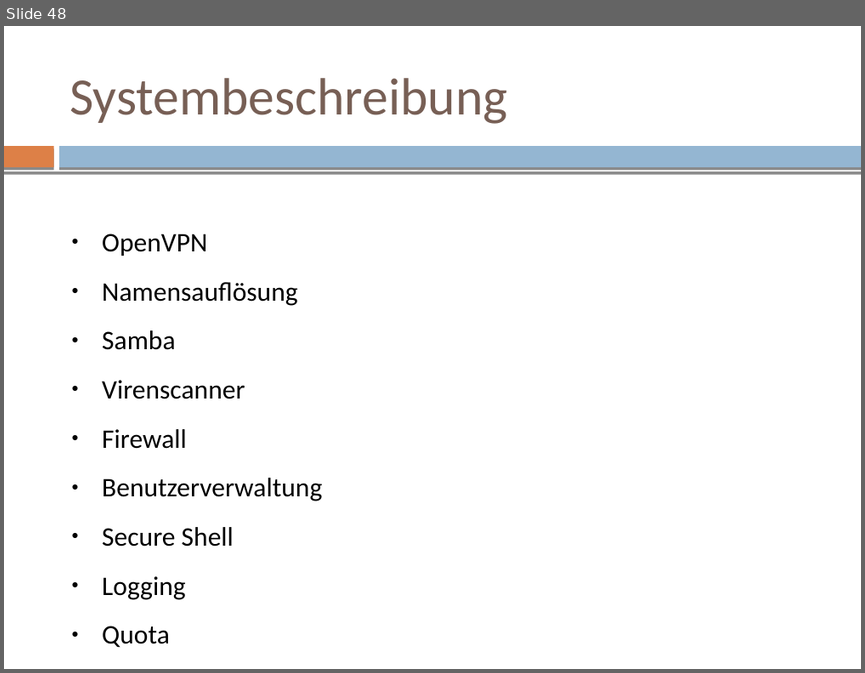
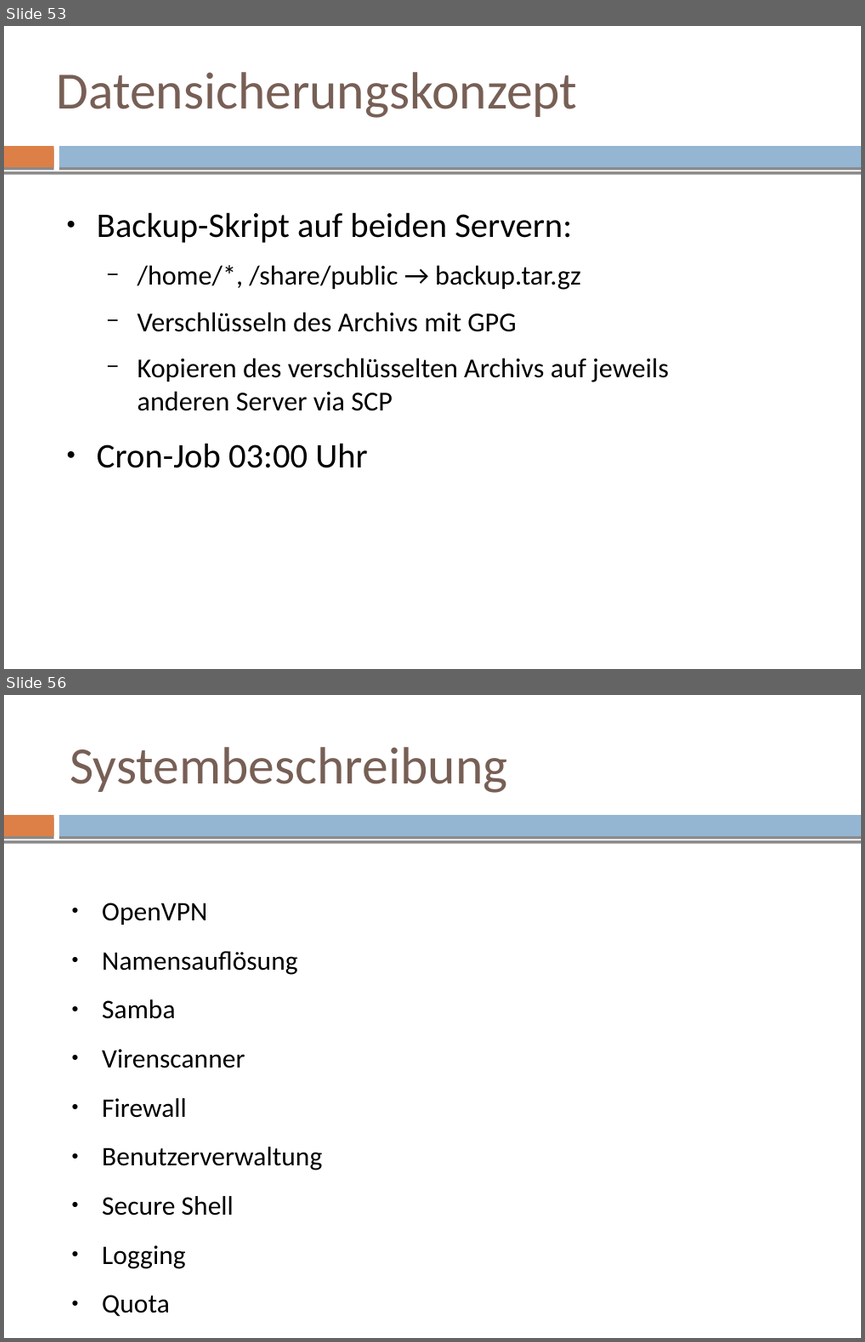
Before and after one commit to mvw/Wilddiebe10, a slide deck: keynote/keynote.odp. Shown one above the other, each under a label of ours: slide 48 before the commit, slides 53 and 56 after it; the slides between them are not shown. The pictures are 865x673 and 865x1342 pixels, drawn with LibreOffice and Linux fonts; fonts in the diff are those of the drawing. Boxes give left, top, right and bottom in pixels: in the first picture for what was removed or moved away, otherwise in the second. Text is boxed around its words. In the diff, an @@ line names an element or a change of style, - is before the commit and + after.

Commit message:
keynote: manual merge of datensicherung

```diff
--- a/keynote/keynote.odp
+++ b/keynote/keynote.odp
@@ slide 53 added at (4, 26, 861, 669), background #FFFFFF; not listed: 3 template elements that a slide beside it also shows @@
@@ title added at (56, 72, 577, 118), 44 pt, text #775F55 @@
+Datensicherungskonzept
@@ text added at (97, 212, 669, 468), 23 pt, text #000000 @@
+● Backup-Skript auf beiden Servern:
+  − /home/*, /share/public → backup.tar.gz
+  − Verschlüsseln des Archivs mit GPG
+  − Kopieren des verschlüsselten Archivs auf jeweils anderen Server via SCP
+● Cron-Job 03:00 Uhr
@@ what was slide 48 is now slide 56 @@
```
Also in this commit, not shown: 1 slide changed, 7 other slides added, 1 other file.
